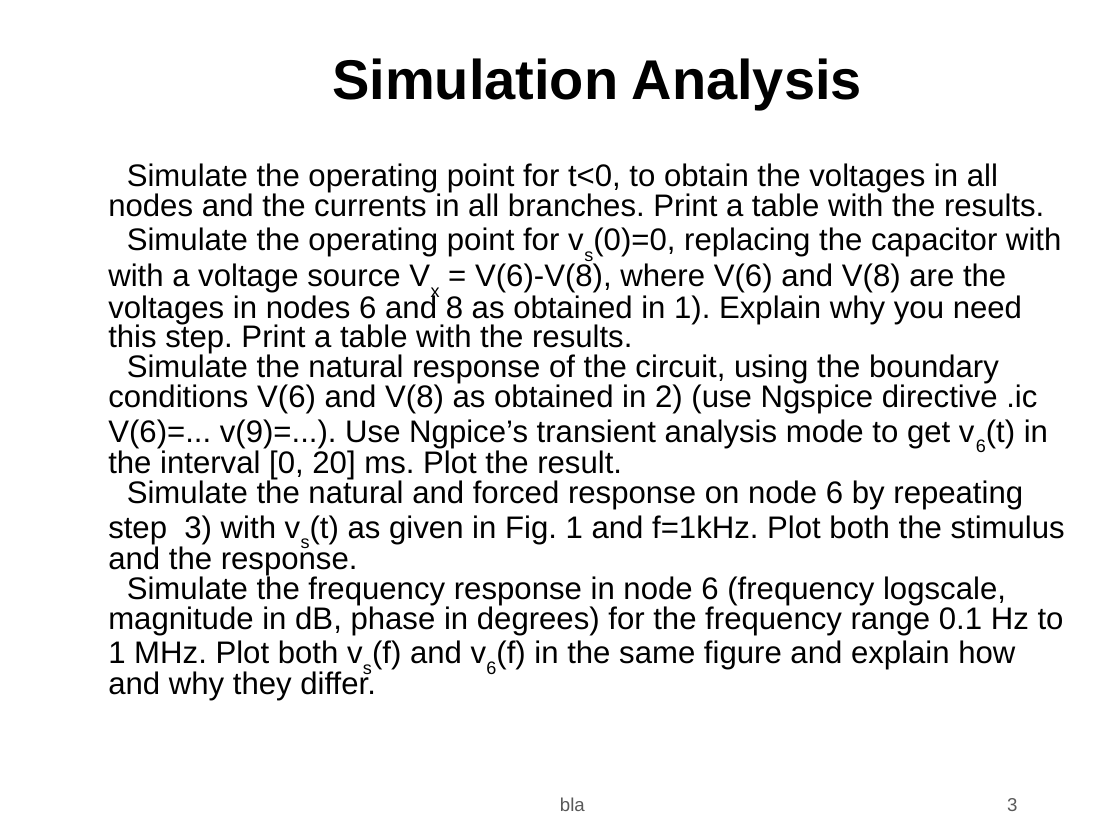
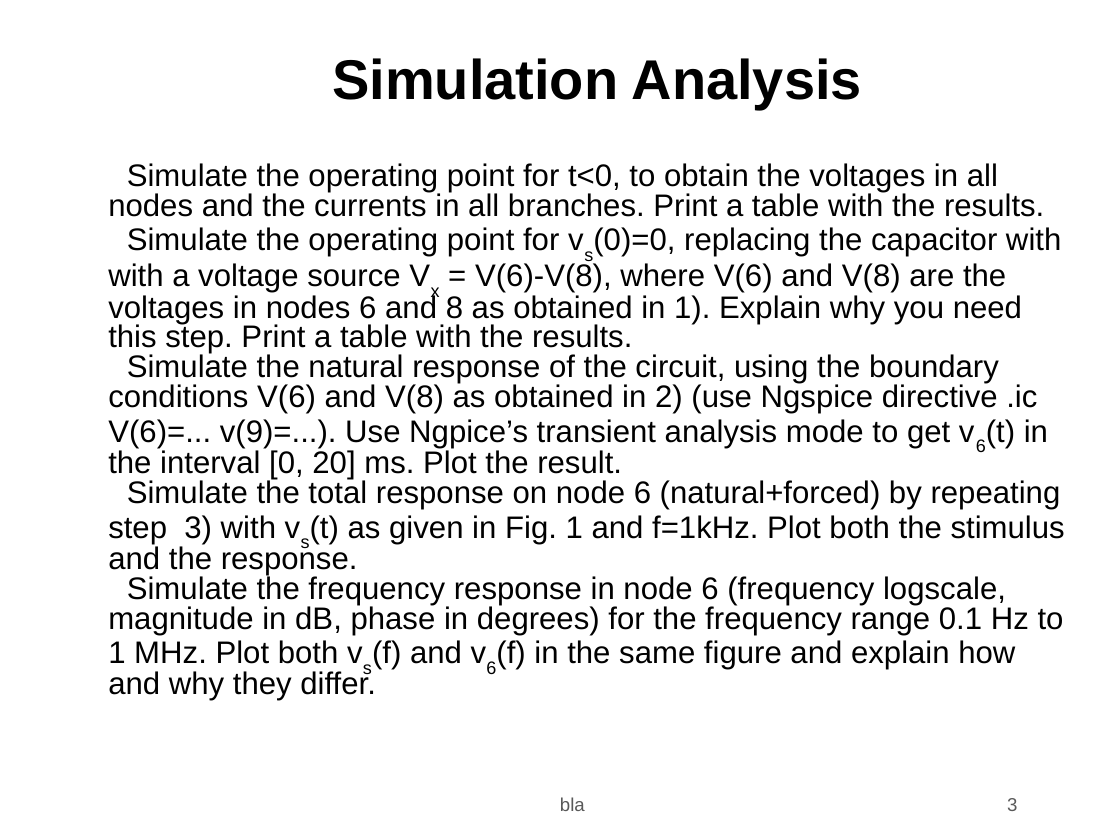
Before and after one commit to jjts/ist-tcfe, a slide deck: slide 3 of t2/t2.odp. Drawn at 1120x840 pixels with LibreOffice and Linux fonts; fonts in the diff are those of the drawing; background and template pictures are left out. Boxes give left, top, right and bottom in pixels: in the first picture for what was removed or moved away, otherwise in the second. Text is boxed around its words. In the diff, an @@ line names an element or a change of style, - is before the commit and + after.

Commit message:
clarify simulation 4)

```diff
--- a/t2/t2.odp
+++ b/t2/t2.odp
@@ text at bbox=[108, 478, 1065, 575]: text changed @@
-4) Simulate the natural and forced response on node 6 by repeating step 3) with vs(t) as given in Fig. 1 and f=1kHz. Plot both the stimulus and the response.
+4) Simulate the total response on node 6 (natural+forced) by repeating step 3) with vs(t) as given in Fig. 1 and f=1kHz. Plot both the stimulus and the response.
```
